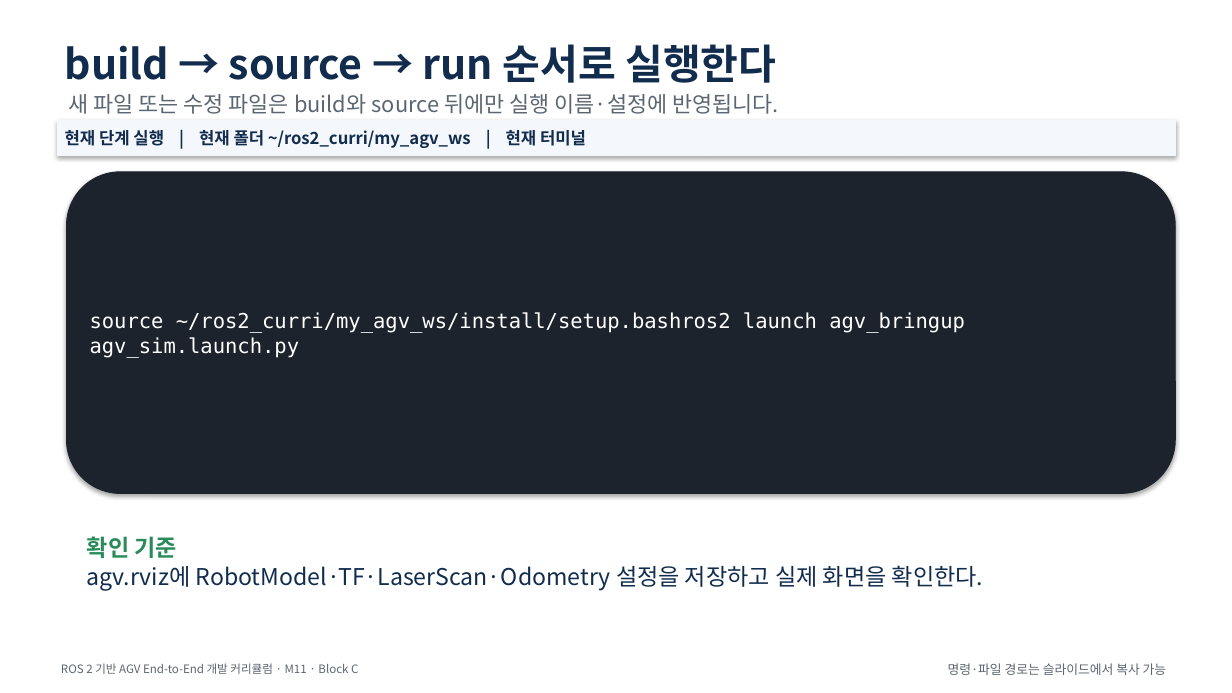
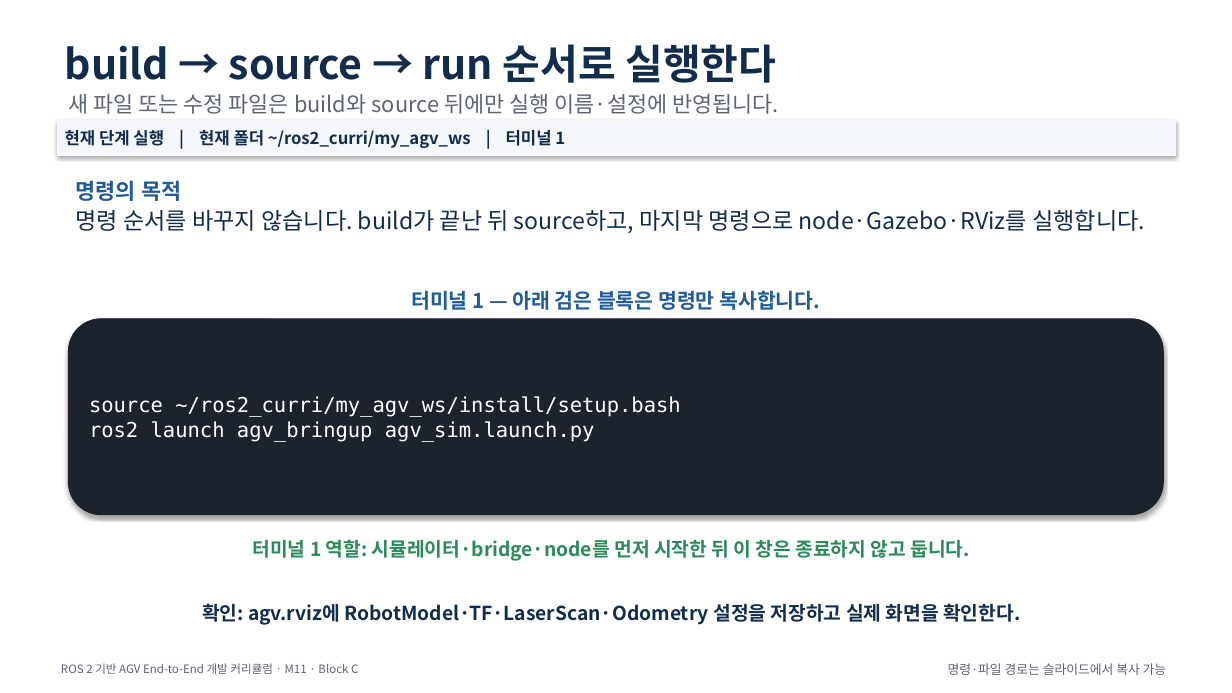
Before and after one commit to choimagon/ros2_curri, a slide deck: slide 122 of blocks/C_drive_visualization/Block_C_M시리즈_통합_따라하기.pptx (slide 120 before the commit). Drawn at 1232x693 pixels with LibreOffice and Linux fonts; fonts in the diff are those of the drawing. Boxes give left, top, right and bottom in pixels: in the first picture for what was removed or moved away, otherwise in the second. Text is boxed around its words. In the diff, an @@ line names an element or a change of style, - is before the commit and + after.

Commit message:
Regenerate visual terminal curriculum decks

```diff
--- a/blocks/C_drive_visualization/Block_C_M시리즈_통합_따라하기.pptx
+++ b/blocks/C_drive_visualization/Block_C_M시리즈_통합_따라하기.pptx
@@ text in rectangle at <box>65,130,565,148</box>: text changed @@
-현재 단계 실행 | 현재 폴더 ~/ros2_curri/my_agv_ws | 현재 터미널
+현재 단계 실행 | 현재 폴더 ~/ros2_curri/my_agv_ws | 터미널 1
@@ text added at <box>76,180,181,201</box>, 17 pt, text #225B9B, bold @@
+명령의 목적
@@ text added at <box>76,209,1145,233</box>, 18 pt, text #122C4E @@
+명령 순서를 바꾸지 않습니다. build가 끝난 뒤 source하고, 마지막 명령으로 node·Gazebo·RViz를 실행합니다.
@@ text added at <box>411,290,820,310</box>, 16 pt, text #225B9B, bold @@
+터미널 1 — 아래 검은 블록은 명령만 복사합니다.
@@ rounded rectangle "source ~/ros2_curri/my_agv_ws/install/setup.bash": place and size @@
-rounded rectangle "source ~/ros2_curri/my_agv_ws/install/setup.bash" at <box>67,172,1176,494</box>
+rounded rectangle "source ~/ros2_curri/my_agv_ws/install/setup.bash" at <box>68,319,1164,515</box>
@@ text in rounded rectangle at <box>89,396,681,442</box>: text changed @@
-source ~/ros2_curri/my_agv_ws/install/setup.bashros2 launch agv_bringup agv_sim.launch.py
+source ~/ros2_curri/my_agv_ws/install/setup.bash
+ros2 launch agv_bringup agv_sim.launch.py
@@ text removed at <box>87,536,178,558</box> @@
-확인 기준
@@ text added at <box>252,539,970,561</box>, 15 pt, text #2A8B5A, bold @@
+터미널 1 역할: 시뮬레이터·bridge·node를 먼저 시작한 뒤 이 창은 종료하지 않고 둡니다.
@@ text at <box>202,603,1020,625</box>: text changed; size 18 to 15 pt; bold on @@
-agv.rviz에 RobotModel·TF·LaserScan·Odometry 설정을 저장하고 실제 화면을 확인한다.
+확인: agv.rviz에 RobotModel·TF·LaserScan·Odometry 설정을 저장하고 실제 화면을 확인한다.
```
Also in this commit, not shown: 59 other slides changed, 4 slides added, 55 other files.
